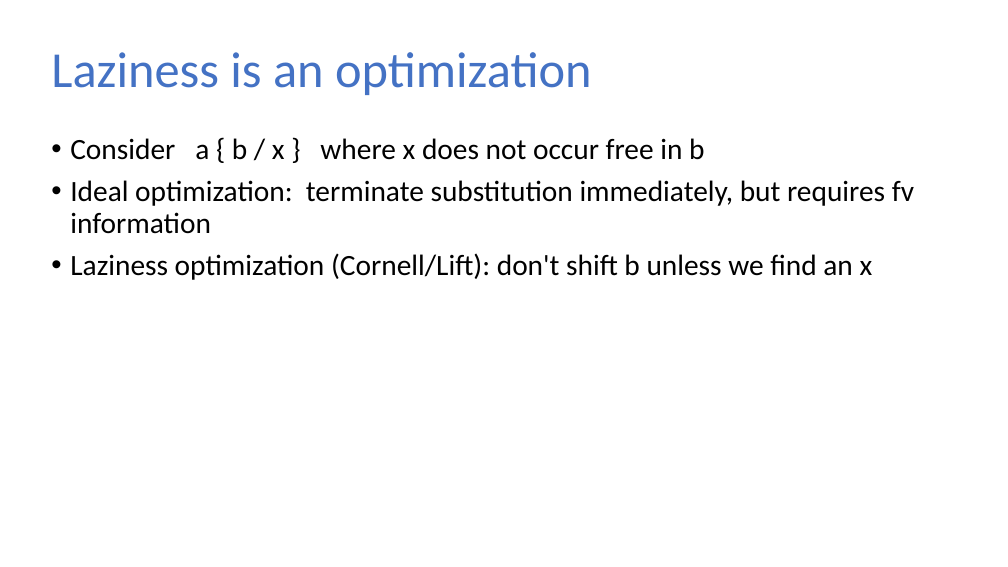
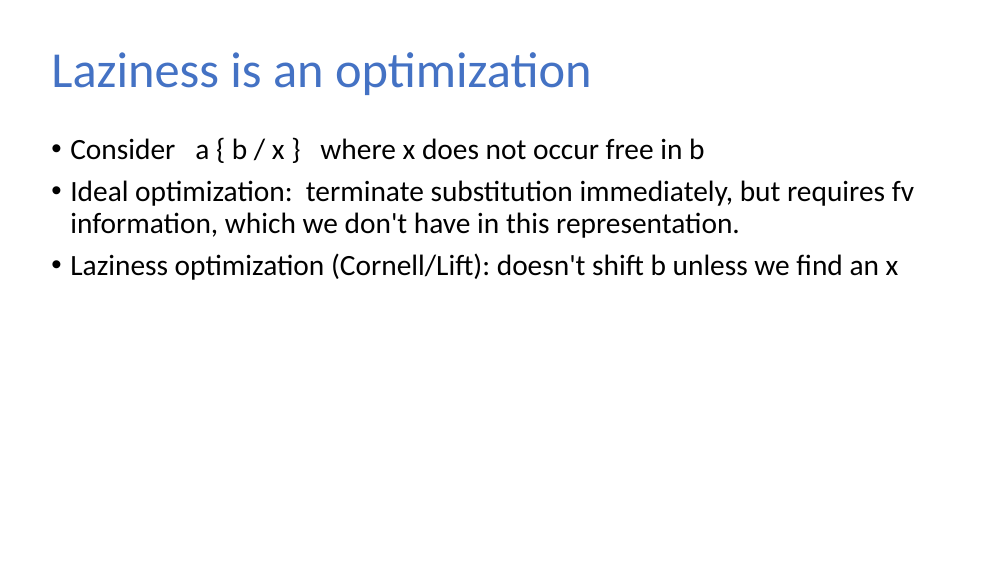
Before and after one commit to sweirich/lambda-n-ways, a slide deck: slide 15 of plclub-2021.pptx (slide 14 before the commit). Drawn at 1008x567 pixels with LibreOffice and Linux fonts; fonts in the diff are those of the drawing. Boxes give left, top, right and bottom in pixels: in the first picture for what was removed or moved away, otherwise in the second. Text is boxed around its words. In the diff, an @@ line names an element or a change of style, - is before the commit and + after.

```diff
--- a/plclub-2021.pptx
+++ b/plclub-2021.pptx
@@ text at <box>70,180,914,280</box>: text changed @@
-• Ideal optimization: terminate substitution immediately, but requires fv information
-• Laziness optimization (Cornell/Lift): don't shift b unless we find an x
+• Ideal optimization: terminate substitution immediately, but requires fv information, which we don't have in this representation.
+• Laziness optimization (Cornell/Lift): doesn't shift b unless we find an x
```
Also in this commit, not shown: 14 other slides changed, 6 slides added, 1 slide removed, 1 other file.
